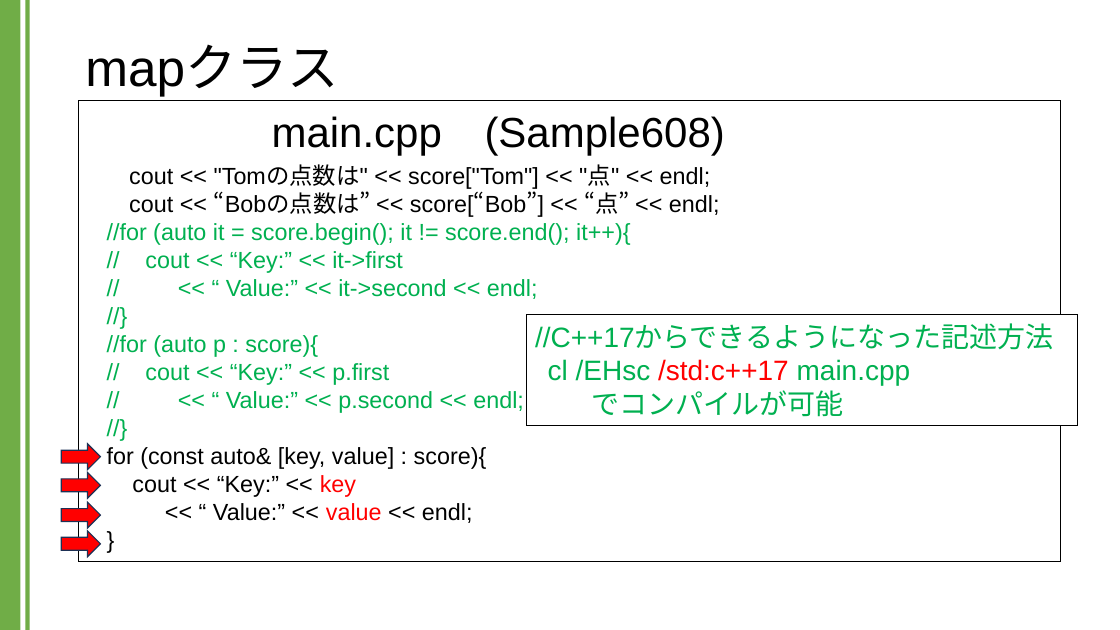
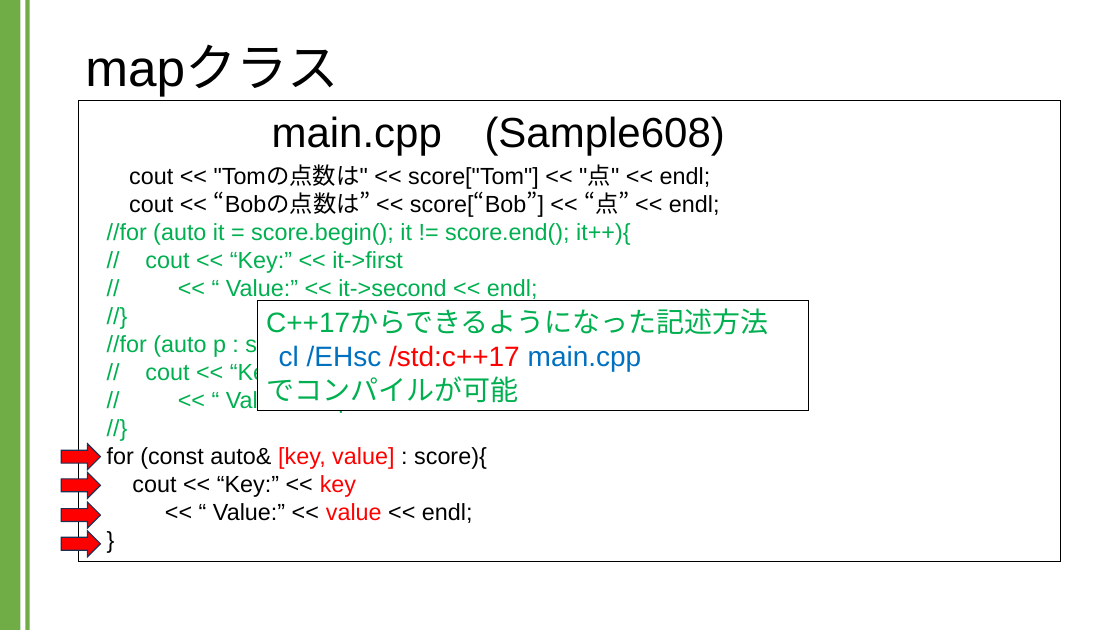
Before and after one commit to kic-murata/cpp2024, a slide deck: slide 13 of 授業資料/講義資料：Mapクラス.pptx. Drawn at 1120x630 pixels with LibreOffice and Linux fonts; fonts in the diff are those of the drawing. Boxes give left, top, right and bottom in pixels: in the first picture for what was removed or moved away, otherwise in the second. Text is boxed around its words. In the diff, an @@ line names an element or a change of style, - is before the commit and + after.

```diff
--- a/授業資料/講義資料：Mapクラス.pptx
+++ b/授業資料/講義資料：Mapクラス.pptx
@@ rectangle "C++17からできるようになった記述方法 cl /EHsc /std:c++17 main.cpp ...": place and size @@
-rectangle "C++17からできるようになった記述方法 cl /EHsc /std:c++17 main.cpp ..." at bbox=[527, 315, 1077, 425]
+rectangle "C++17からできるようになった記述方法 cl /EHsc /std:c++17 main.cpp ..." at bbox=[258, 301, 808, 411]
@@ text in rectangle at bbox=[266, 310, 769, 403]: text changed @@
-//C++17からできるようになった記述方法
-cl /EHsc /std:c++17 main.cpp
-でコンパイルが可能
+C++17からできるようになった記述方法
+cl /EHsc /std:c++17 main.cpp
+でコンパイルが可能
@@ text in rectangle at bbox=[107, 361, 524, 469]: text colour #000000 to #FF0000 in "[key, value]" @@
```
Also in this commit, not shown: 6 other slides changed, 1 slide added, 1 slide removed.
